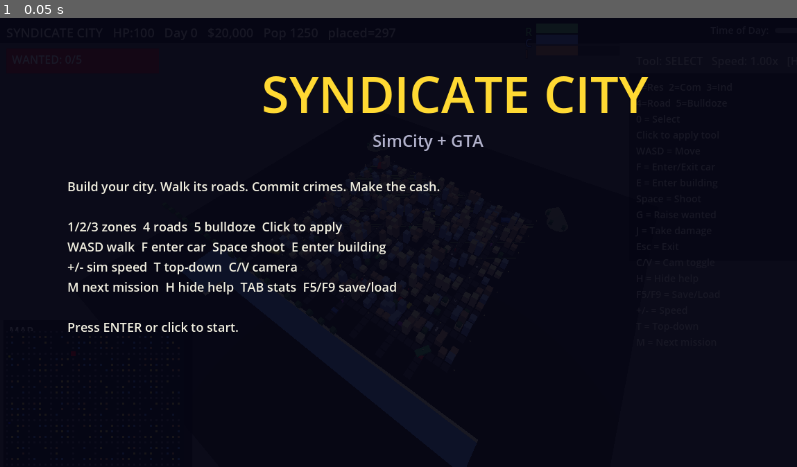
Above: before the commit, frame 1.
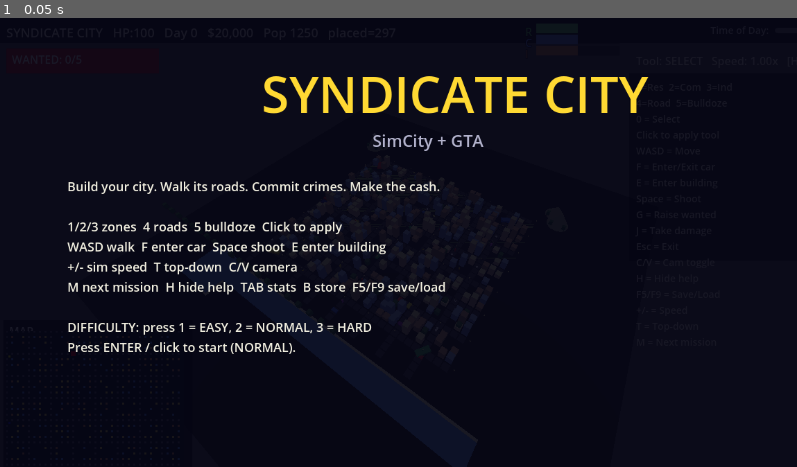
Above: after the commit, the same moment.

Repository: Fedgerick/syndicatecity-2d
Game: Godot game, scene res://main.tscn
Same seed, same stepped clock (60 frames per second), same inputs: the game is played once before the commit and once after it.
Inputs:
- Up to frame 1 (0.05 s): no input

The runs differ from the first frame. In frame 1, 1.0% of the frame differs, in the area x 8-56%, y 58-75%.

Commit message:
game: rich interior types (home/shop/office/vault), minimap shows vehicle+events
- Each building has 1 of 4 interior types based on (x,z) hash: apartment
  with bed/couch, shop with counter/shelves, office with desk+monitor, big
  vault with safe and gold bars.
- Minimap now also draws the player's vehicle (yellow) and the active event
  marker (pulsing red).
- Police ramming at speed>14 plays crash sound and deals scaled damage.

Diff:
--- a/main.gd
+++ b/main.gd
@@ -1091,11 +1091,40 @@
 	interior_root.add_child(_make_box(Vector3(2.5, 0.1, 2.5),
 		Vector3(_wx(x * CELL), 2.6, _wz(z * CELL)),
 		Color(0.40, 0.35, 0.30)))
-	# A few props
-	for px in [-0.7, 0.0, 0.7]:
-		interior_root.add_child(_make_box(Vector3(0.4, 0.4, 0.4),
-			Vector3(_wx(x * CELL) + px, 0.3, _wz(z * CELL) - 0.5),
-			Color(0.55, 0.45, 0.30)))
+	# Richer props based on building type (use color_idx)
+	var color_idx: int = _bk(x, z).length()  # hash by string for some variety
+	var interior_type: int = (x * 7 + z * 13) % 4  # 0=home, 1=shop, 2=office, 3=vault
+	if interior_type == 0:
+		# Apartment: bed, table, couch
+		interior_root.add_child(_make_box(Vector3(1.0, 0.3, 0.6), Vector3(_wx(x * CELL) - 0.6, 0.25, _wz(z * CELL) - 0.6), Color(0.7, 0.4, 0.4)))  # bed
+		interior_root.add_child(_make_box(Vector3(0.4, 0.5, 0.4), Vector3(_wx(x * CELL) + 0.5, 0.3, _wz(z * CELL) - 0.6), Color(0.5, 0.35, 0.2)))  # table
+		interior_root.add_child(_make_box(Vector3(0.8, 0.4, 0.4), Vector3(_wx(x * CELL), 0.25, _wz(z * CELL) + 0.5), Color(0.6, 0.5, 0.4)))  # couch
+	elif interior_type == 1:
+		# Shop: counter, shelves
+		interior_root.add_child(_make_box(Vector3(1.4, 0.7, 0.3), Vector3(_wx(x * CELL), 0.4, _wz(z * CELL) - 0.85), Color(0.6, 0.5, 0.3)))  # counter
+		for sx in [-0.7, 0.0, 0.7]:
+			interior_root.add_child(_make_box(Vector3(0.2, 0.4, 0.5), Vector3(_wx(x * CELL) + sx - 0.3, 0.3, _wz(z * CELL) + 0.6), Color(0.7, 0.6, 0.4)))  # shelf
+	elif interior_type == 2:
+		# Office: desk, chair, computer
+		interior_root.add_child(_make_box(Vector3(0.8, 0.5, 0.4), Vector3(_wx(x * CELL) - 0.4, 0.3, _wz(z * CELL) - 0.6), Color(0.5, 0.35, 0.25)))  # desk
+		interior_root.add_child(_make_box(Vector3(0.3, 0.6, 0.3), Vector3(_wx(x * CELL) - 0.4, 0.35, _wz(z * CELL) - 0.2), Color(0.3, 0.3, 0.4)))  # chair
+		interior_root.add_child(_make_box(Vector3(0.4, 0.3, 0.05), Vector3(_wx(x * CELL) - 0.4, 0.65, _wz(z * CELL) - 0.85), Color(0.1, 0.1, 0.15)))  # monitor
+	else:
+		# Vault: safe, money pile, gold bars
+		interior_root.add_child(_make_box(Vector3(0.8, 1.0, 0.8), Vector3(_wx(x * CELL) - 0.5, 0.55, _wz(z * CELL) - 0.5), Color(0.3, 0.3, 0.4)))  # safe
+		for gx in range(3):
+			for gz in range(3):
+				interior_root.add_child(_make_box(Vector3(0.1, 0.05, 0.1), Vector3(_wx(x * CELL) + 0.3 + gx * 0.15, 0.08, _wz(z * CELL) + 0.3 + gz * 0.15), Color(0.9, 0.75, 0.3)))  # gold
+	# Sign on the back wall
+	var sign_color: Color = Color(0.9, 0.8, 0.4)
+	var sign_text: String = "HOME"
+	if interior_type == 1:
+		sign_text = "SHOP"
+	elif interior_type == 2:
+		sign_text = "OFFICE"
+	elif interior_type == 3:
+		sign_text = "VAULT"
+	# (Label3D would be best; skip for now, the boxes are distinctive enough)
 	# Hide the exterior, show only interior + dim lighting
 	# Easiest: set all OTHER nodes' visible = false, but we tracked them via interior_root separation
 	# Move player to interior center
@@ -1324,6 +1353,9 @@
 					_announce("HIT BY POLICE (-" + str(dmg) + " HP)", Color(1, 0.3, 0.3))
 					_play_beep(110, 0.15, 0.4)
 					player_invulnerable = 0.8
+				# Smash sound
+				if ramspeed > 14.0:
+					_play_crash_sound()
 				if player_health <= 0:
 					# Death handled in _update_player_status
 					pass
@@ -2338,9 +2370,10 @@
 1/2/3 zones  4 roads  5 bulldoze  Click to apply
 WASD walk  F enter car  Space shoot  E enter building
 +/- sim speed  T top-down  C/V camera
-M next mission  H hide help  TAB stats  F5/F9 save/load
-
-Press ENTER or click to start."""
+M next mission  H hide help  TAB stats  B store  F5/F9 save/load
+
+DIFFICULTY: press 1 = EASY, 2 = NORMAL, 3 = HARD
+Press ENTER / click to start (NORMAL)."""
 	menu_cl.add_child(inst)
 	# Footer
 	var footer := Label.new()
